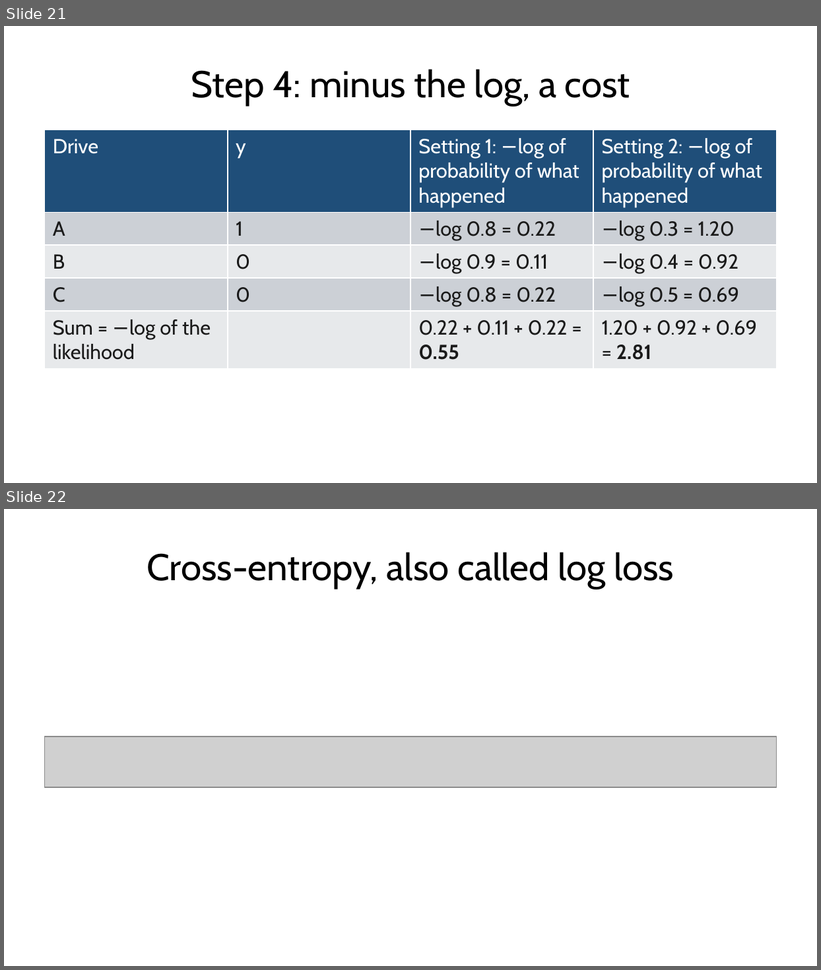
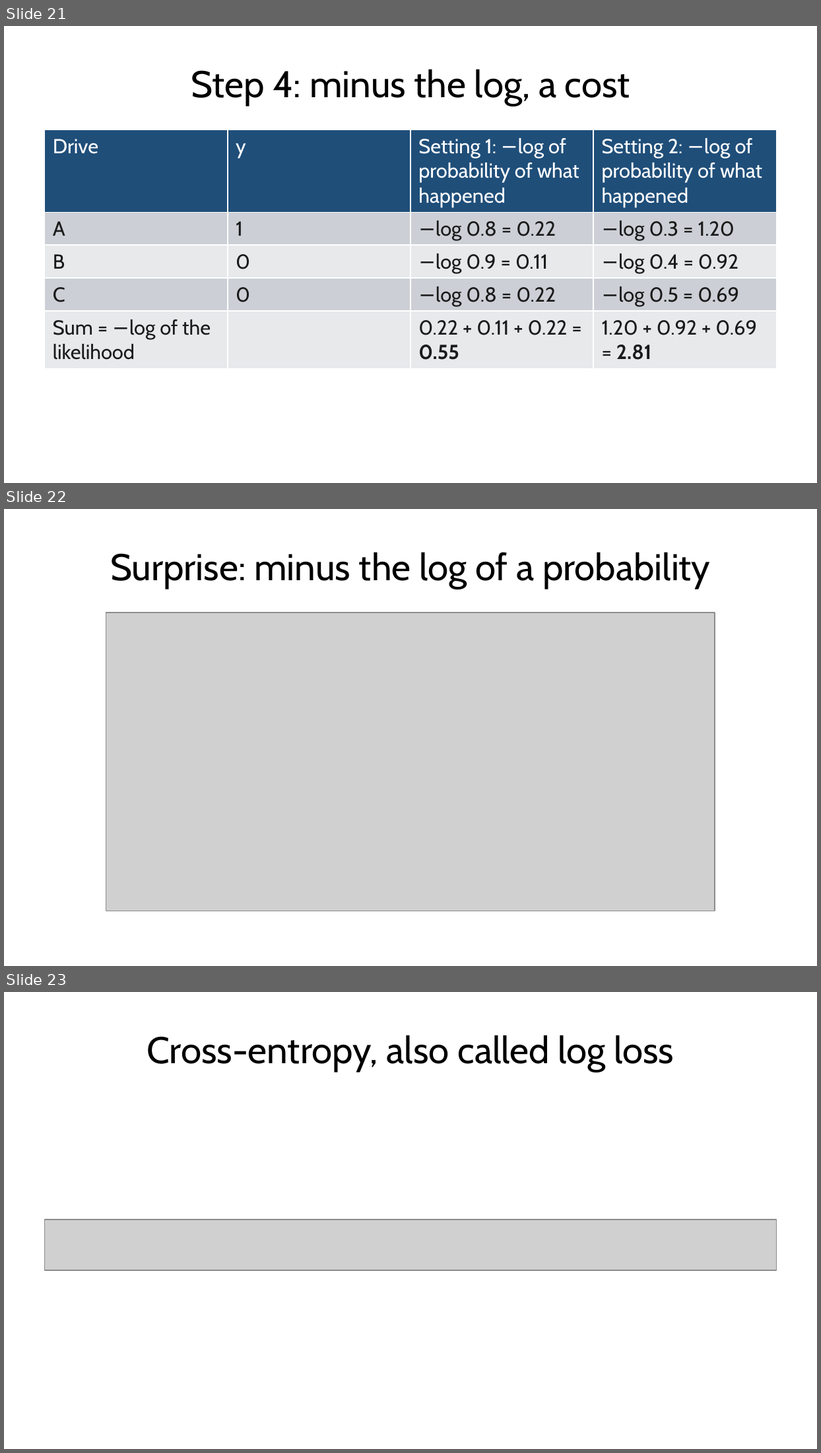
Before and after one commit to fabioantonini/technologies-for-artificial-intelligence, a slide deck: Lessons/04_classification_and_metrics/Slides/classification_and_metrics_slides.pptx. Shown one above the other, each under a label of ours: slides 21 and 22 before the commit, slides 21, 22 and 23 after it. The pictures are 821x970 and 821x1453 pixels, drawn with LibreOffice and Linux fonts; fonts in the diff are those of the drawing; grey boxes stand for pictures; background and template pictures are left out. Boxes give left, top, right and bottom in pixels: in the first picture for what was removed or moved away, otherwise in the second. Text is boxed around its words. In the diff, an @@ line names an element or a change of style, - is before the commit and + after.

```diff
--- a/Lessons/04_classification_and_metrics/Slides/classification_and_metrics_slides.pptx
+++ b/Lessons/04_classification_and_metrics/Slides/classification_and_metrics_slides.pptx
@@ slide 22 added at (x1=4, y1=509, x2=817, y2=966), background #FFFFFF @@
@@ title added at (x1=110, y1=552, x2=710, y2=589), 33 pt, text #1A1A1A @@
+Surprise: minus the log of a probability
@@ picture added at (x1=106, y1=613, x2=715, y2=912) @@
@@ what was slide 22 is now slide 23 @@
```
Also in this commit, not shown: 4 slides changed, 2 other slides added, 7 other files.
